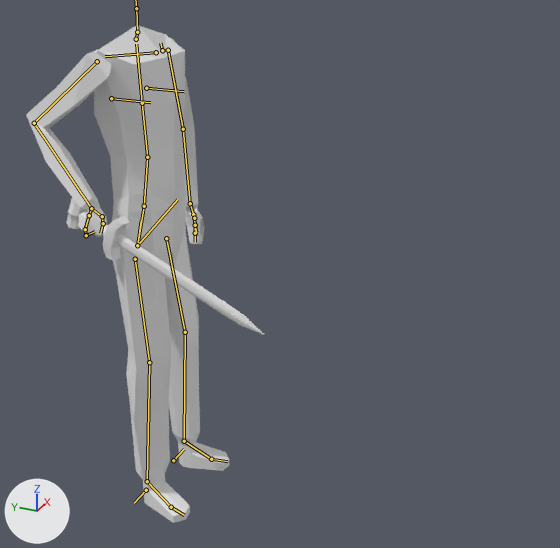
Before and after pictures for a commit that changed the Blender file salemstalker/Assets/3D/charatermodel/maincharacterblank.blend.
One viewpoint serves both versions: a 50 mm lens placed at (-1.97, -1.336, 1.921), pointed at (0.025, -0.438, 0.924). Every picture has the same lights, and +X, +Y and +Z are marked at lower left. Both versions are drawn at frame 15 of the action 'attack3'; the numbers are the values there. The bones that bend it are drawn over the model as lines.
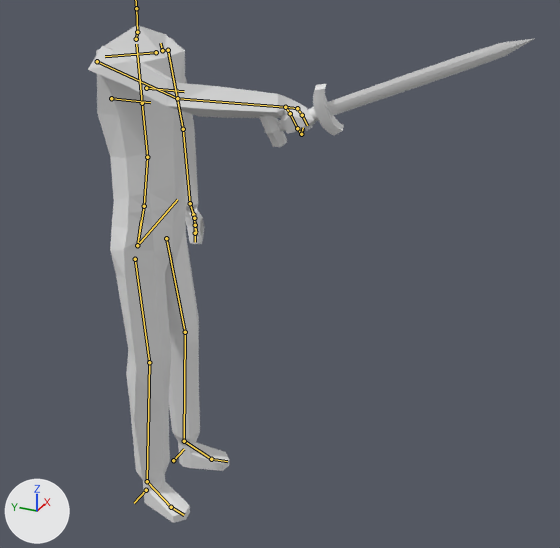
The edits, one by one:
Bone 'upper_arm.R' (bone_upper_arm_r) turns from (-49, 15, -18) to (70, 10, 64) degrees about its own x, y and z.
Bone 'forearm.R' (bone_forearm_r) turns from (54, -24, 55) to (2, -15, 19) degrees about its own x, y and z.
Bone 'hand.R' (bone_hand_r) turns from (-60, -82, 32) to (-73, -66, 47) degrees about its own x, y and z.
Bone 'forearm.R.001' (bone_forearm_r_001) turns from (-77, -3, 2) to (-76, 10, -7) degrees about its own x, y and z.

What differs and where, as boxes (x1, y1, x2, y2) in the pictures (560 x 548 px):
'Cube', posed: before (94, 25, 229, 523); after (96, 25, 229, 523)
'Cube.002', posed (27% wider): before (26, 37, 205, 244); after (88, 37, 315, 244)
'Cylinder', posed (39% wider, 21% shorter): before (66, 197, 264, 335); after (260, 38, 535, 147)
bone 'upper_arm.R', root to tip: before (97, 61) to (34, 123); after (97, 61) to (177, 98)
bone 'forearm.R', root to tip: before (34, 123) to (91, 208); after (177, 98) to (285, 107)
bone 'hand.R', root to tip: before (91, 208) to (89, 215); after (285, 107) to (290, 113)
bone 'forearm.R.001', root to tip: before (91, 208) to (102, 216); after (285, 107) to (297, 108)
